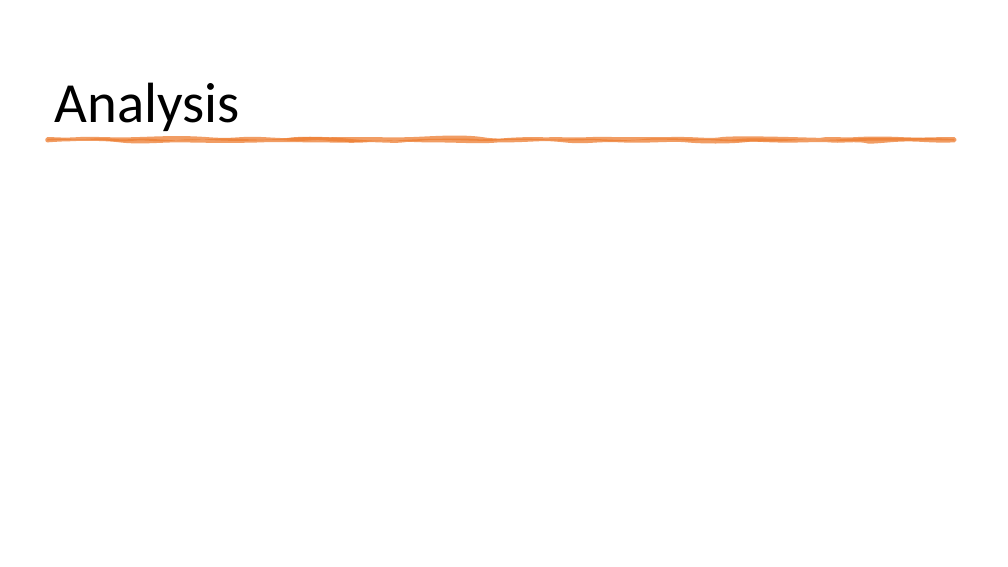
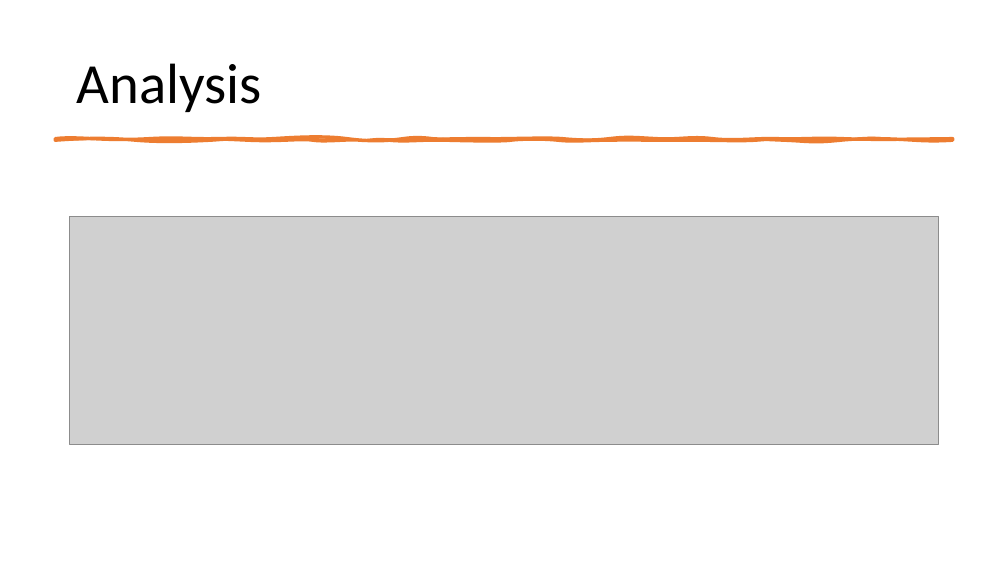
Before and after one commit to mbarre8/Project_1, a slide deck: slide 7 of Project1-PP.pptx (slide 9 before the commit). Drawn at 1008x567 pixels with LibreOffice and Linux fonts; fonts in the diff are those of the drawing; grey boxes stand for pictures. Boxes give left, top, right and bottom in pixels: in the first picture for what was removed or moved away, otherwise in the second. Text is boxed around its words. In the diff, an @@ line names an element or a change of style, - is before the commit and + after.

```diff
--- a/Project1-PP.pptx
+++ b/Project1-PP.pptx
@@ title "Analysis": place and size @@
-title "Analysis" at <box>55,82,240,131</box>
+title "Analysis" at <box>77,63,262,112</box>
@@ title "Analysis" at <box>77,63,262,112</box>: vertical alignment bottom to middle @@
@@ freeform shape: place and size @@
-freeform shape at <box>48,139,955,141</box>
+freeform shape at <box>55,138,953,140</box>
@@ freeform shape at <box>55,138,953,140</box>: fill #ED7D31 at 75% opacity to #ED7D31; outline #ED7D31 3.5 pt to #ED7D31 3.25 pt @@
@@ picture added at <box>70,216,939,444</box> @@
```
Also in this commit, not shown: 5 other slides changed, 3 slides added, 2 slides removed, 24 other files.
